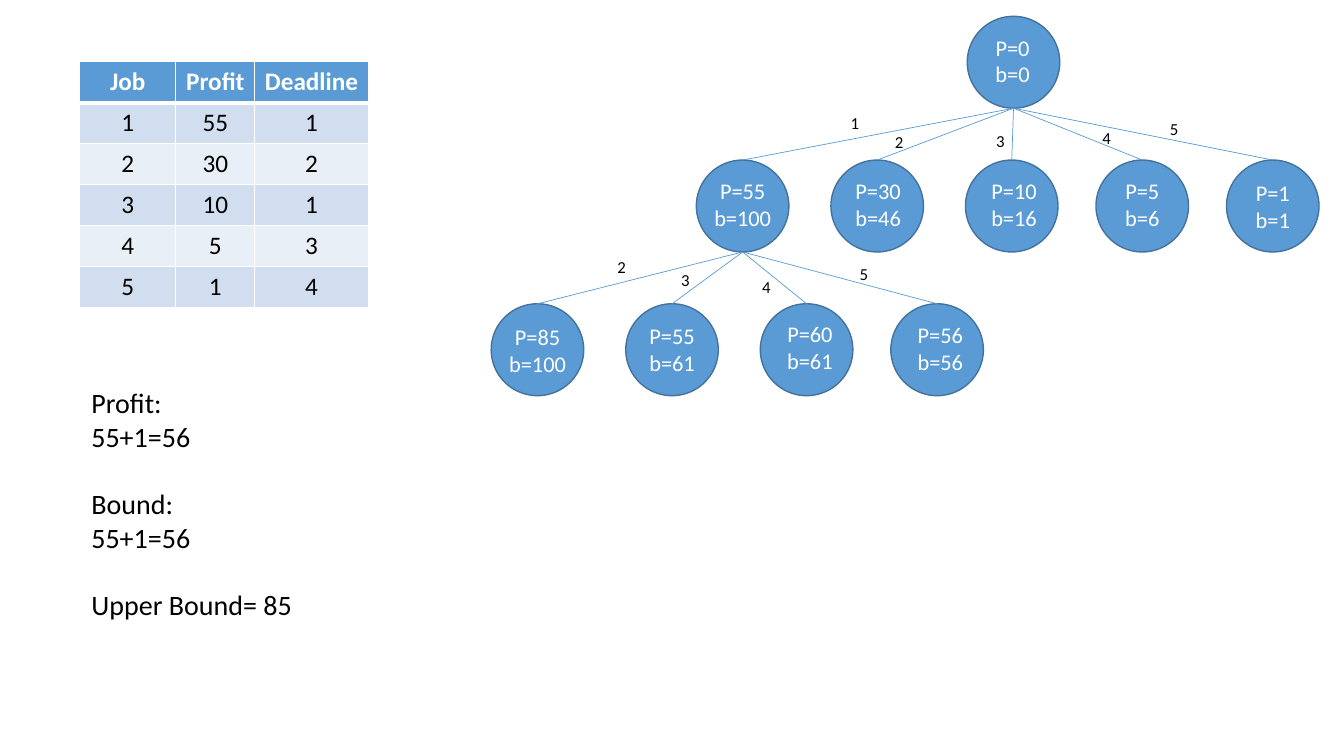
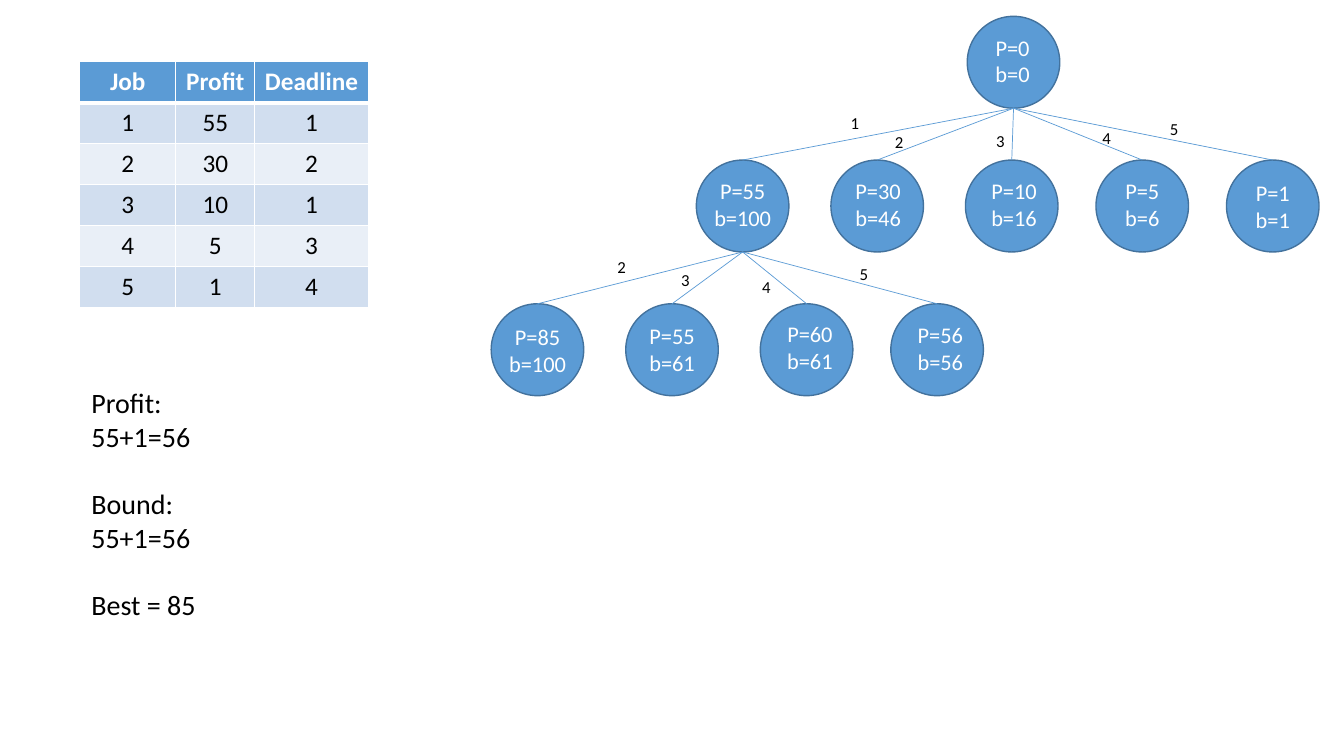
Before and after one commit to andy6804tw/Branch-and-bound, a slide deck: slide 9 of Job Scheduling/assignment/demo-1.pptx. Drawn at 1344x756 pixels with LibreOffice and Linux fonts; fonts in the diff are those of the drawing. Boxes give left, top, right and bottom in pixels: in the first picture for what was removed or moved away, otherwise in the second. Text is boxed around its words. In the diff, an @@ line names an element or a change of style, - is before the commit and + after.

```diff
--- a/Job Scheduling/assignment/demo-1.pptx
+++ b/Job Scheduling/assignment/demo-1.pptx
@@ text at (91,393,195,616): text changed @@
-Profit:
-55+1=56
-Bound:
-55+1=56
-Upper Bound= 85
+Profit:
+55+1=56
+Bound:
+55+1=56
+Best = 85
```
Also in this commit, not shown: 12 other slides changed, 6 other files.
